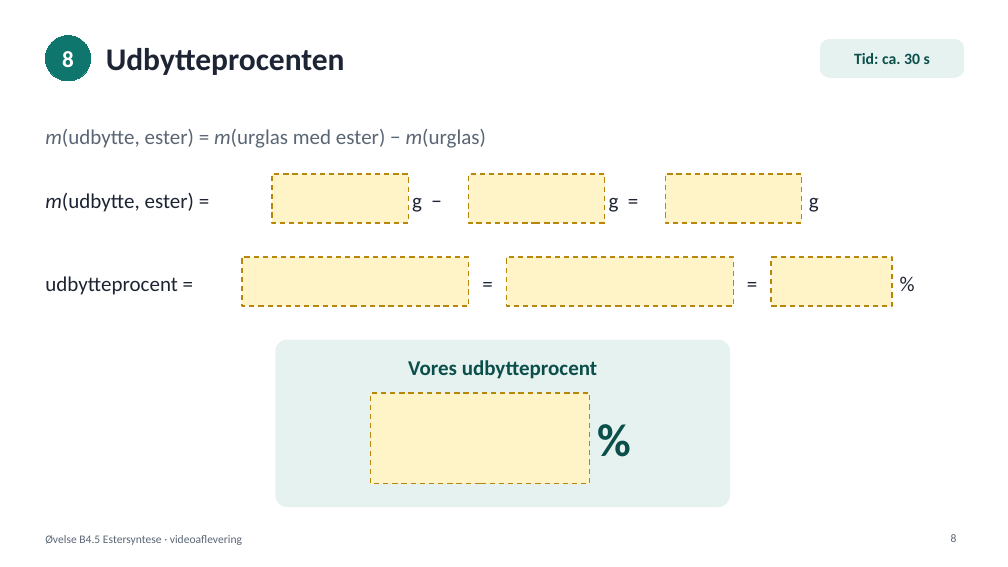
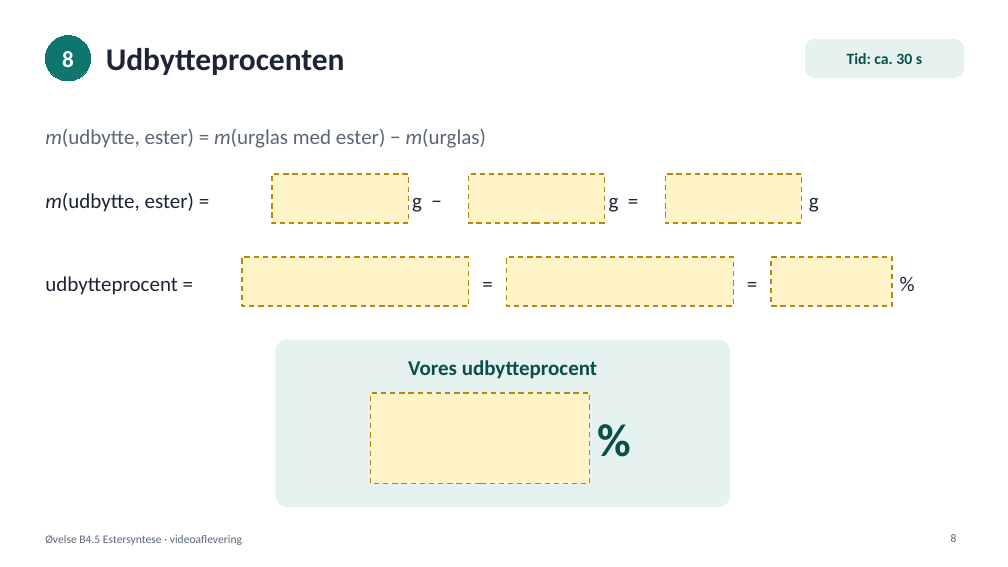
Before and after one commit to Napoleon53/NK_Kemibogen, a slide deck: slide 8 of b/oevelser/filer/b4-5-estersyntese-video.pptx. Drawn at 1008x567 pixels with LibreOffice and Linux fonts; fonts in the diff are those of the drawing. Boxes give left, top, right and bottom in pixels: in the first picture for what was removed or moved away, otherwise in the second. Text is boxed around its words. In the diff, an @@ line names an element or a change of style, - is before the commit and + after.

```diff
--- a/b/oevelser/filer/b4-5-estersyntese-video.pptx
+++ b/b/oevelser/filer/b4-5-estersyntese-video.pptx
@@ rounded rectangle "Tid: ca. 30 s": place and size @@
-rounded rectangle "Tid: ca. 30 s" at <box>820,39,964,77</box>
+rounded rectangle "Tid: ca. 30 s" at <box>805,39,964,77</box>
```
Also in this commit, not shown: 8 other slides changed, 5 other files.
